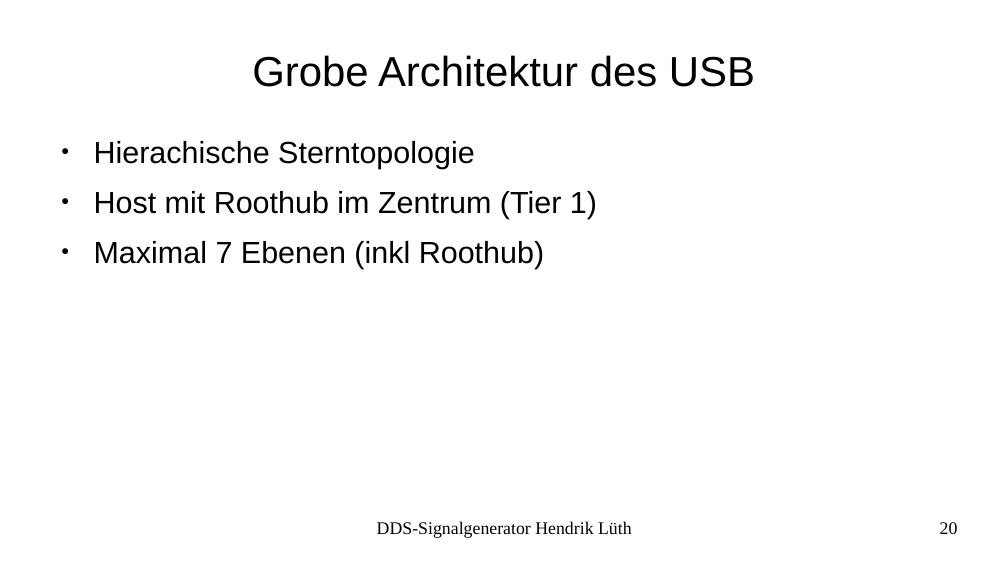
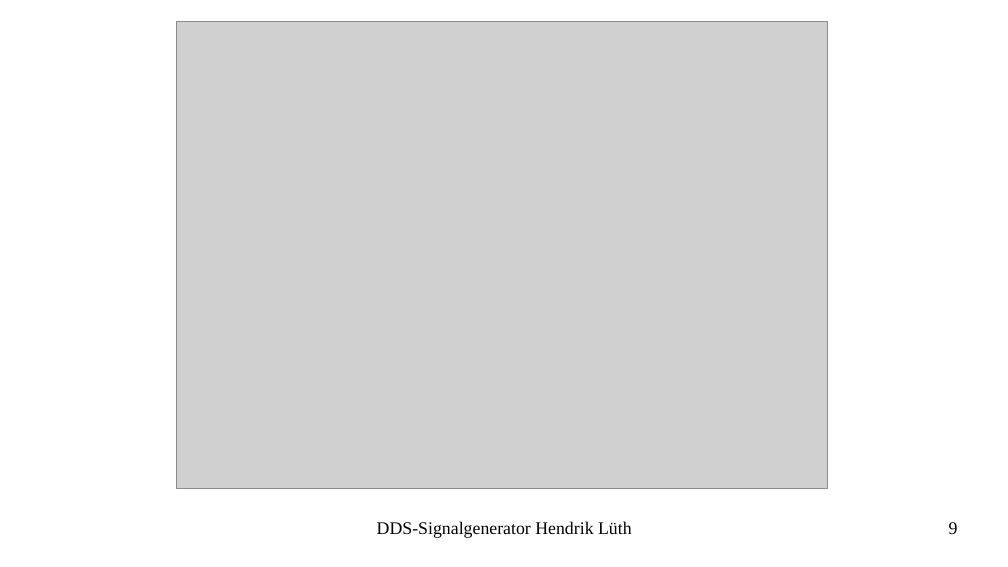
Before and after one commit to LabConnect/Signalgenerator, a slide deck: slide 9 of docs/Präsentation_Prüfung/Präsentation-Signalgenerator.odp (slide 20 before the commit). Drawn at 1008x567 pixels with LibreOffice and Linux fonts; fonts in the diff are those of the drawing; grey boxes stand for pictures. Boxes give left, top, right and bottom in pixels: in the first picture for what was removed or moved away, otherwise in the second. Text is boxed around its words. In the diff, an @@ line names an element or a change of style, - is before the commit and + after.

```diff
--- a/docs/Präsentation_Prüfung/Präsentation-Signalgenerator.odp
+++ b/docs/Präsentation_Prüfung/Präsentation-Signalgenerator.odp
@@ picture added at [177, 22, 828, 488] @@
@@ title removed at [252, 55, 755, 87] @@
-Grobe Architektur des USB
@@ text removed at [94, 141, 597, 268] @@
-● Hierachische Sterntopologie
-● Host mit Roothub im Zentrum (Tier 1)
-● Maximal 7 Ebenen (inkl Roothub)
@@ page number at [949, 522, 958, 534]: text changed @@
-20
+9
```
Also in this commit, not shown: 5 other slides changed, 1 slide removed.
